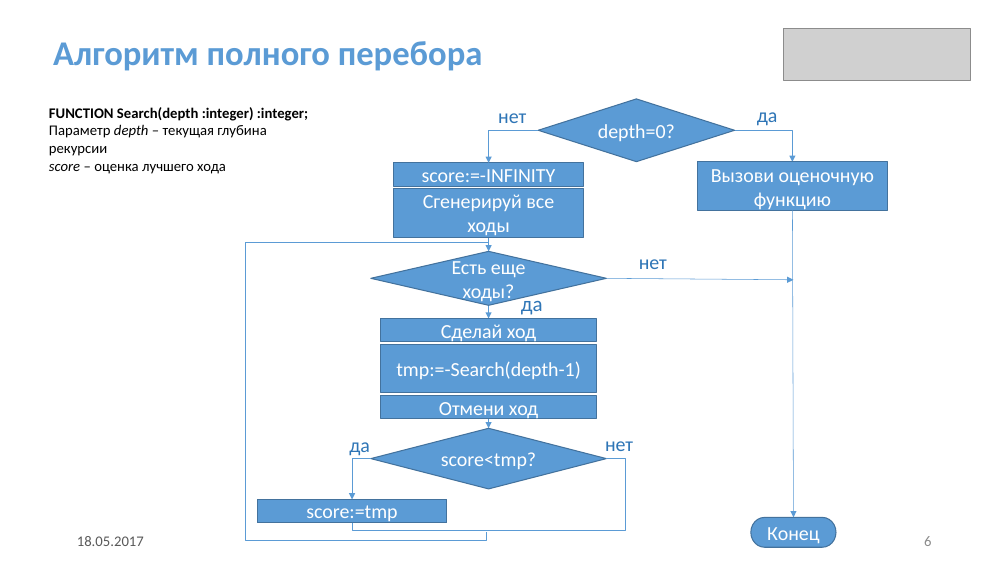
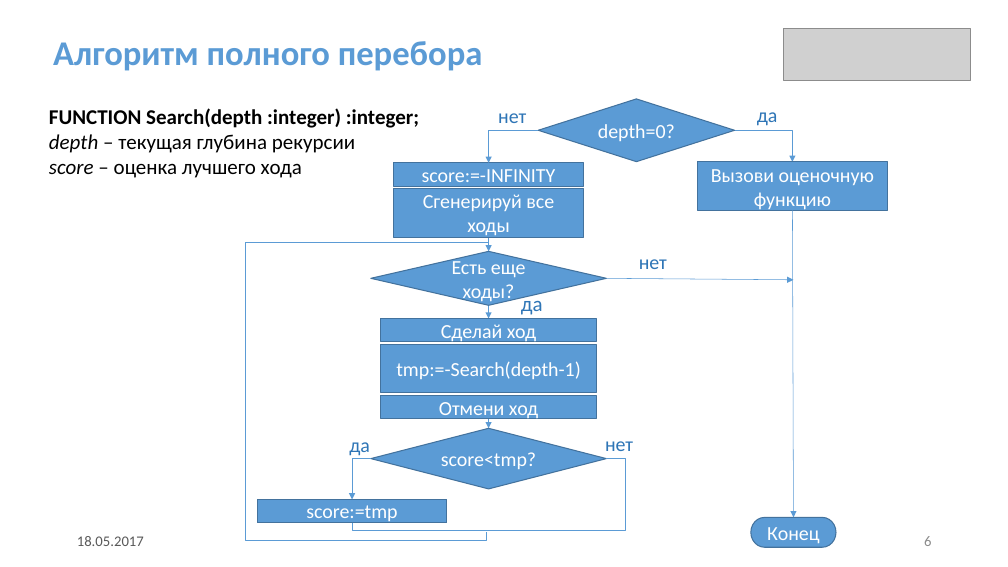
Before and after one commit to GrachevaElena/Checkers, a slide deck: slide 6 of ProjectNewDesign.pptx. Drawn at 1008x567 pixels with LibreOffice and Linux fonts; fonts in the diff are those of the drawing; grey boxes stand for pictures. Boxes give left, top, right and bottom in pixels: in the first picture for what was removed or moved away, otherwise in the second. Text is boxed around its words. In the diff, an @@ line names an element or a change of style, - is before the commit and + after.

```diff
--- a/ProjectNewDesign.pptx
+++ b/ProjectNewDesign.pptx
@@ text at (49, 108, 419, 178): size 14 to 20 pt in "FUNCTION Search(depth :integer) :integer;", "score – оценка лучшего хода" @@
@@ text at (49, 134, 355, 153): text changed; size 14 to 20 pt @@
-Параметр depth – текущая глубина рекурсии
+depth – текущая глубина рекурсии
```
Also in this commit, not shown: 9 other slides changed, 5 slides added, 6 slides removed.
